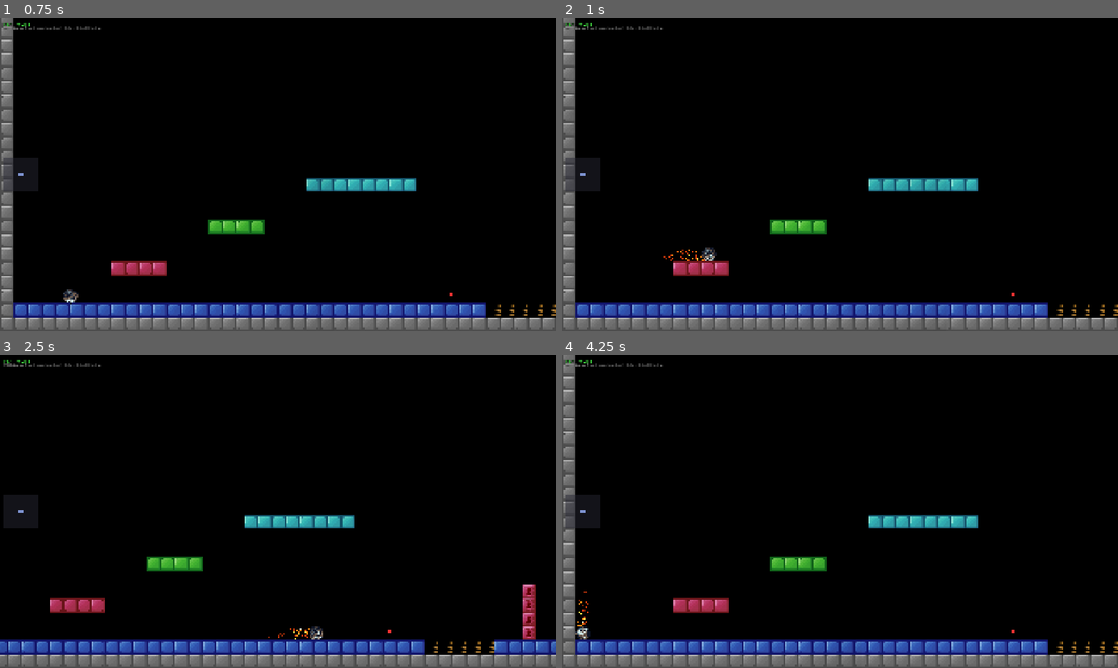
Above: before the commit, frames 1-4 (two rows, left to right).
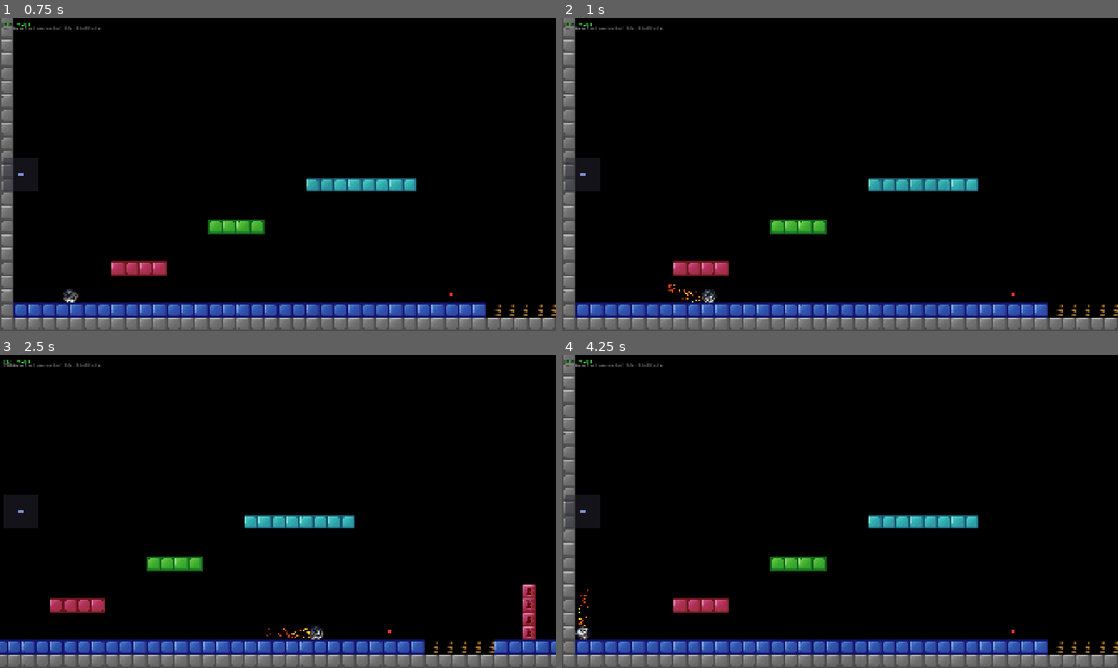
Above: after the commit, the same moments.

Repository: Wmoook/ee2
Game: Godot game, scene res://scenes/world/game.tscn
Two runs of this game, one before a commit and one after it. Both use one fixed random seed, a clock stepped at 60 frames per second and the inputs below.
Inputs (mouse positions are in pixels of both pictures, inside the frame that each line leads up to):
- Up to frame 1 (0.75 s): tap Enter at 0.5 s; move the mouse to (400, 158) at 0.52 s; hold D (move_right) from 0.53 s (still down); hold Mouse wheel up (block_next) from 0.53 s (still down); click (400, 158) at 0.67 s
- Up to frame 2 (1 s): keep holding D (move_right); keep holding Mouse wheel up (block_next); tap Space (jump) at 0.77 s
- Up to frame 3 (2.5 s): release D (move_right) at 1.25 s; release Mouse wheel up (block_next) at 1.25 s; drag from (166, 527) to (250, 574) at 1.27 s; move the mouse to (333, 442) at 2.02 s; press the mouse at (333, 442) at 2.03 s; hold D (move_right) from 2.03 s (still down)
- Up to frame 4 (4.25 s): release D (move_right) at 2.75 s; release the mouse at (895, 442) at 2.75 s; drag from (812, 574) to (673, 464) at 2.77 s; tap Space (jump) at 3.5, 3.77 s; move the mouse to (1006, 558) at 3.52 s; hold A (move_left) from 3.53 s (still down); hold Ctrl from 3.53 s (still down)

Frame 1 is identical in both runs. In frame 2, 0.3% of the frame differs, in the area x 18-28%, y 73-92%; in frame 3, less than 0.1%; in frame 4, less than 0.1%.

Commit message:
Gap-assist: scan for wall tile up to 2 tiles out (not just adjacent)
Player might be up to 16px from the wall when falling.
Now scans for the nearest solid tile in the input direction.

Co-Authored-By: Claude Opus 4.6 (1M context) <noreply@anthropic.com>

Diff:
--- a/scripts/player/ee_physics.gd
+++ b/scripts/player/ee_physics.gd
@@ -228,15 +228,21 @@
 	# 7.05 Gap-assist: when moving toward a wall, snap into any opening passed through
 	if not is_god_mode and absf(_last_input_h) > 0.01 and _collides_fn.is_valid():
 		var dir: int = 1 if _last_input_h > 0 else -1
-		# Check if wall exists in that direction (within 4px)
-		var wall_blocked: bool = _collides_px(x + dir, y) or _collides_px(x + dir * 2, y) or _collides_px(x + dir * 4, y)
-		if wall_blocked:
-			# Find the wall tile column
-			var wall_tx: int
-			if dir > 0:
-				wall_tx = int(floor((x + 15) / 16.0)) + 1  # Tile to the right of player
-			else:
-				wall_tx = int(floor(x / 16.0)) - 1  # Tile to the left of player
+		# Find the nearest wall tile in the input direction (scan up to 16px out)
+		var wall_tx: int = -1
+		if dir > 0:
+			var start_tx: int = int(floor((x + 16) / 16.0))
+			for wtx in range(start_tx, start_tx + 2):
+				if _collides_fn.call(wtx, int(floor((y + 8) / 16.0))):
+					wall_tx = wtx
+					break
+		else:
+			var start_tx: int = int(floor((x - 1) / 16.0))
+			for wtx in range(start_tx, start_tx - 2, -1):
+				if _collides_fn.call(wtx, int(floor((y + 8) / 16.0))):
+					wall_tx = wtx
+					break
+		if wall_tx >= 0:
 			# Scan tile rows the player passed through
 			var ty_min: int = int(floor(minf(_pre_step_y, y) / 16.0))
 			var ty_max: int = int(floor(maxf(_pre_step_y + 15, y + 15) / 16.0))
